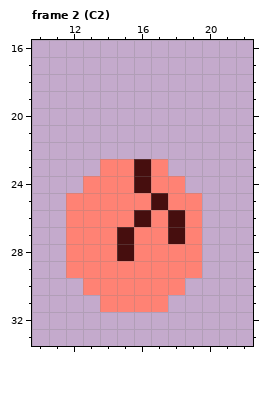
Edited in one commit: pixel-art file (SourceAssets/Source/Creatures.aseprite). Above: the version before the commit.
32x64 pixels, 3 frames. Shown: frame 2 (C2): x 10..22, y 16..33. The commit also changed other frames, which this record leaves out.
Now the later version:
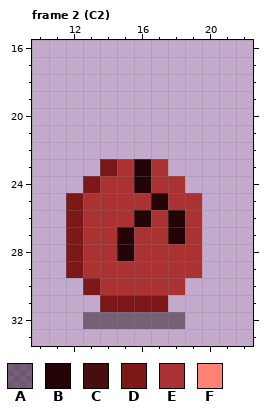
Palette (. is transparent): A #13020870  B #230507  C #460e0e  D #7c1818  E #aa3232  F #ff8274
Author's note on the commit: integrated new creatures and defined sequences for them
Changes in this commit:
Changed rows in their new state; - is an unchanged pixel.
Frame 2 (C2), layer "Body":
first column x 12:
23 --DEBE--
24 -DEEBEE-
25 DEEEEBEE
26 DEEEBEBE
27 DEEBEEBE
28 DEEBEEEE
29 DEEEEEEE
30 -DEEEEE-
31 --DDDD--
32 -AAAAAA-
